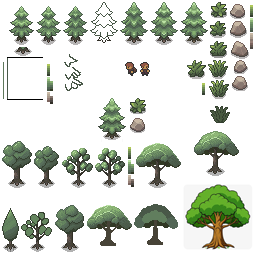
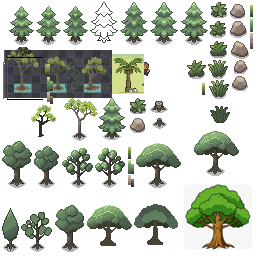
The second 256 × 256 image is a revision of the first. Changes to its layers:
removed layer "Слой 0 копия" over [4, 50, 168, 141]
added layer "Слой 5" above "Слой 3" over [4, 50, 168, 141]
added layer "Слой 3" above "Акация Реф" over [31, 98, 168, 141]
added layer "Акация Реф" above "Слой 0" over [4, 50, 144, 98]
